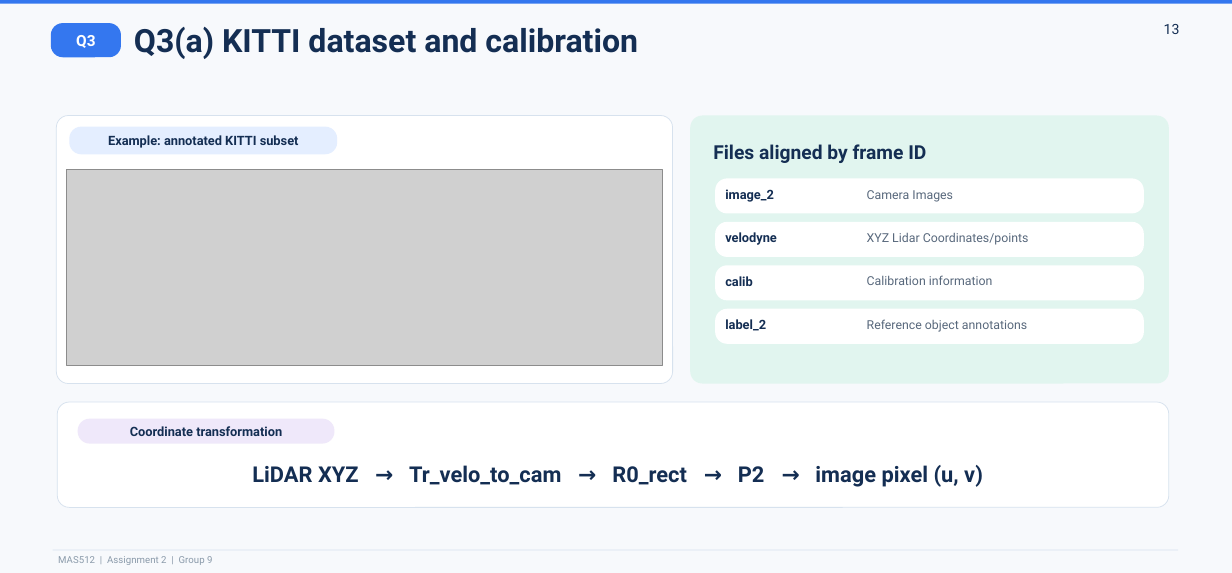
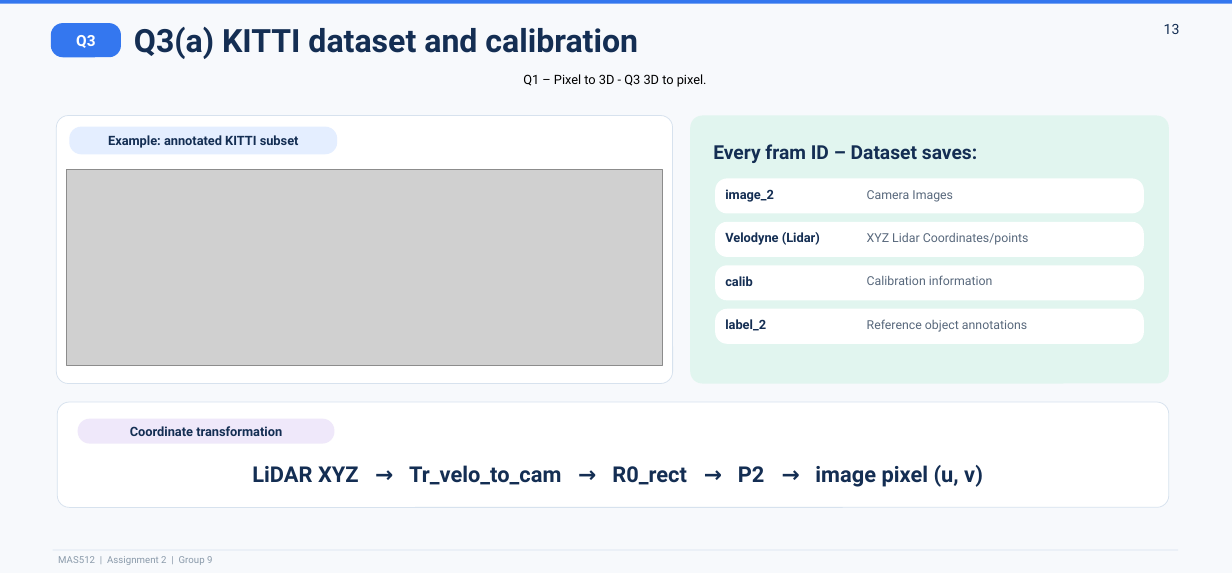
Before and after one commit to hedheddaw-stack/MAS512_Group9, a slide deck: slide 13 of MAS512_Assignment_2_gr9.pptx. Drawn at 1232x573 pixels with LibreOffice and Linux fonts; fonts in the diff are those of the drawing; grey boxes stand for pictures. Boxes give left, top, right and bottom in pixels: in the first picture for what was removed or moved away, otherwise in the second. Text is boxed around its words. In the diff, an @@ line names an element or a change of style, - is before the commit and + after.

```diff
--- a/MAS512_Assignment_2_gr9.pptx
+++ b/MAS512_Assignment_2_gr9.pptx
@@ text added at (523,74,707,87), 10 pt, text #000000 @@
+Q1 – Pixel to 3D - Q3 3D to pixel.
@@ text at (713,144,977,163): text changed @@
-Files aligned by frame ID
+Every fram ID – Dataset saves:
@@ text at (725,232,820,245): text changed @@
-velodyne
+Velodyne (Lidar)
```
Also in this commit, not shown: 4 other slides changed.
